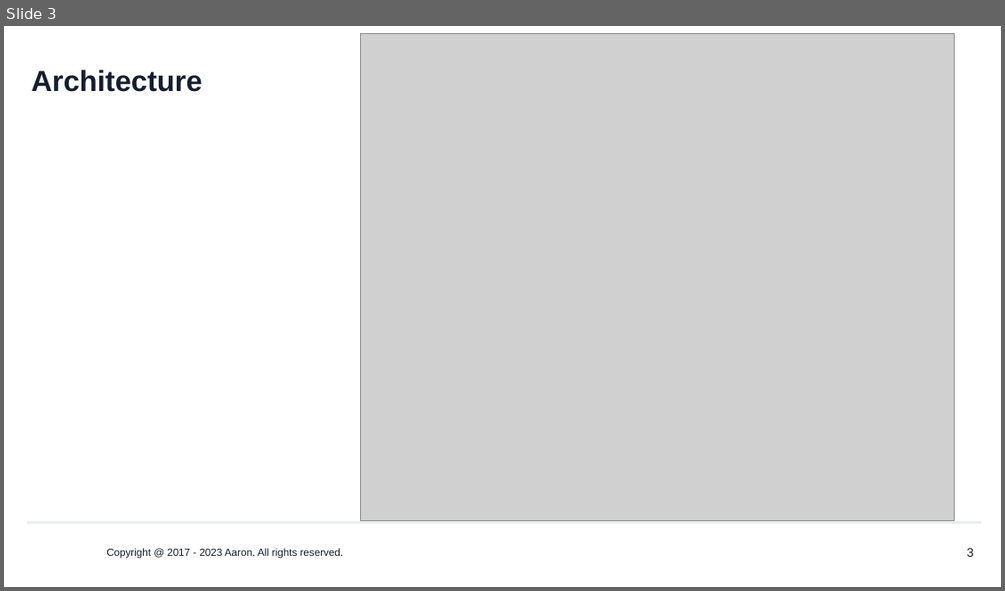
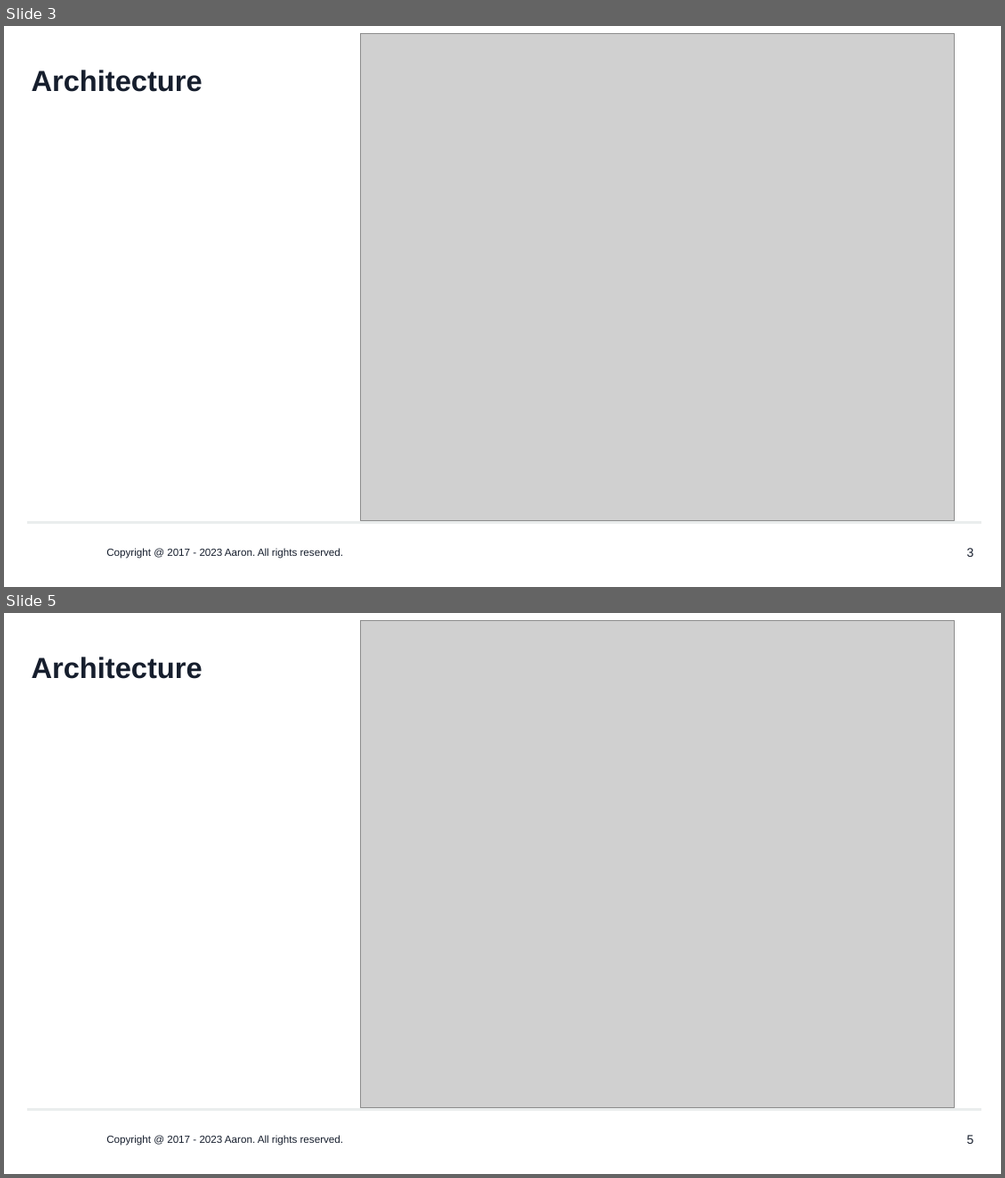
Before and after one commit to AaronYang2333/imooc-calcite, a slide deck: customize-parser/slides/01.pptx. Shown one above the other, each under a label of ours: slide 3 before the commit, slides 3 and 5 after it; the slides between them are not shown. The pictures are 1005x591 and 1005x1178 pixels, drawn with LibreOffice and Linux fonts; fonts in the diff are those of the drawing; grey boxes stand for pictures; background and template pictures are left out. Boxes give left, top, right and bottom in pixels: in the first picture for what was removed or moved away, otherwise in the second. Text is boxed around its words. In the diff, an @@ line names an element or a change of style, - is before the commit and + after.

```diff
--- a/customize-parser/slides/01.pptx
+++ b/customize-parser/slides/01.pptx
@@ slide 5 added at (4, 613, 1001, 1174), background #FFFFFF; not listed: 1 template element that a slide beside it also shows @@
@@ picture added at (361, 621, 954, 1108) @@
@@ title added at (32, 657, 202, 679), 28 pt, text #161E2D, bold @@
+Architecture
@@ text added at (106, 1135, 343, 1145), 10 pt, text #161E2D @@
+Copyright @ 2017 - 2023 Aaron. All rights reserved.
@@ page number added at (967, 1135, 974, 1143), 12 pt, text #161E2D @@
+5
```
Also in this commit, not shown: 9 other slides added.
